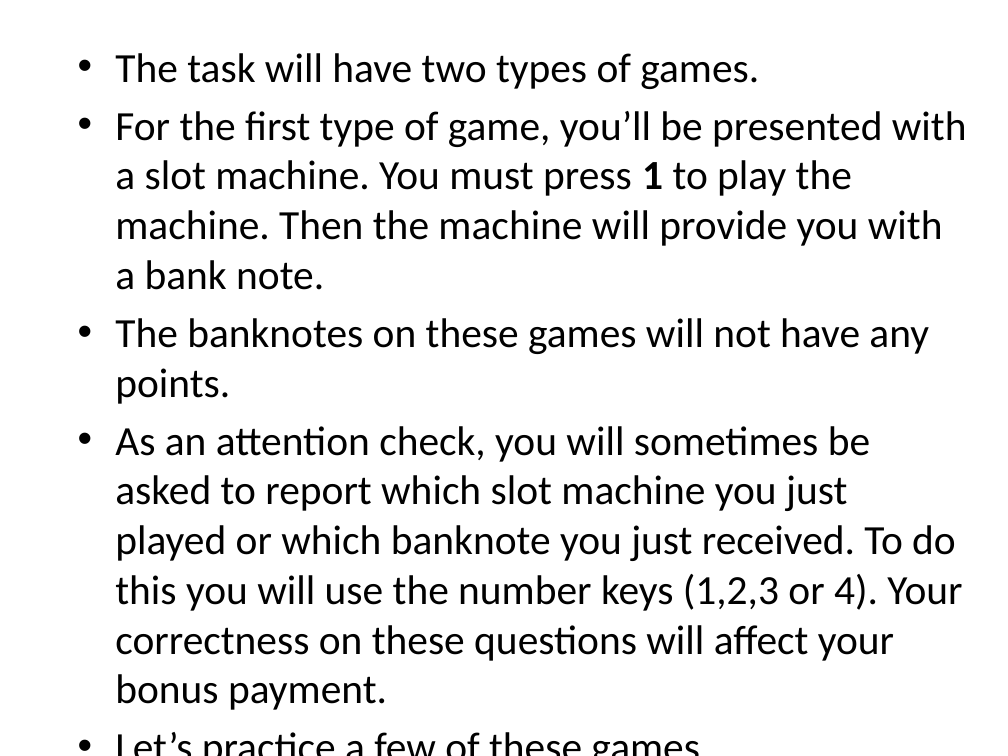
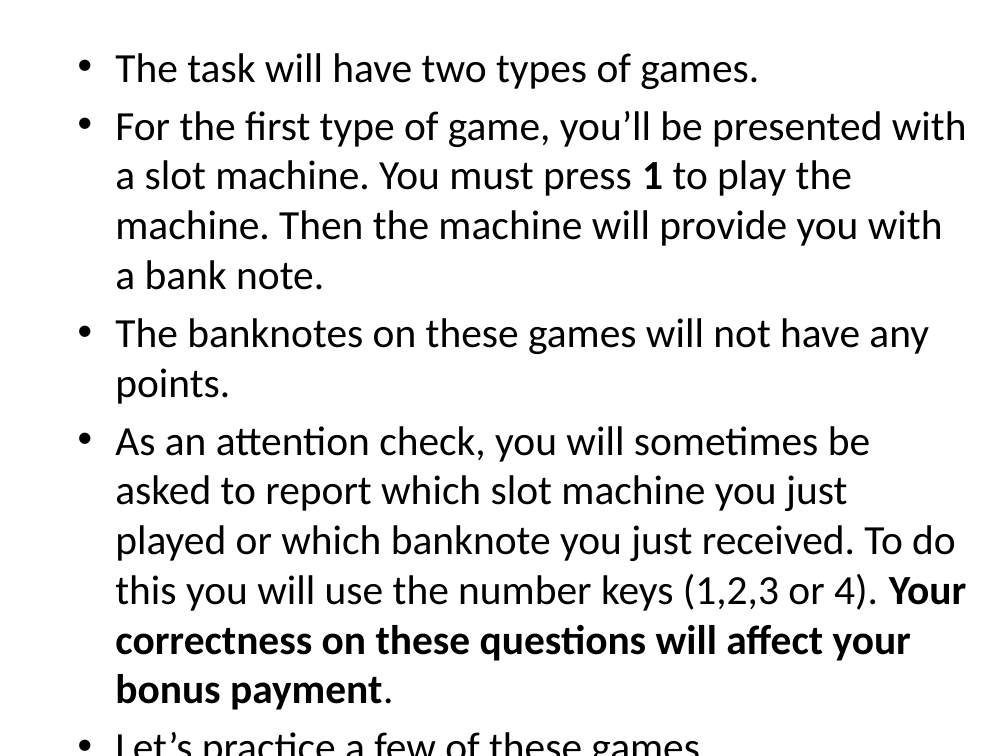
Before and after one commit to evanrussek/uws_jsp, a slide deck: slide 9 of Stimuli/uws_instr_slides.pptx. Drawn at 1008x756 pixels with LibreOffice and Linux fonts; fonts in the diff are those of the drawing. Boxes give left, top, right and bottom in pixels: in the first picture for what was removed or moved away, otherwise in the second. Text is boxed around its words. In the diff, an @@ line names an element or a change of style, - is before the commit and + after.

```diff
--- a/Stimuli/uws_instr_slides.pptx
+++ b/Stimuli/uws_instr_slides.pptx
@@ text at [115, 426, 966, 710]: bold on in "Your correctness on these questions will affect ..." @@
```
Also in this commit, not shown: 4 other slides changed, 13 other files.
